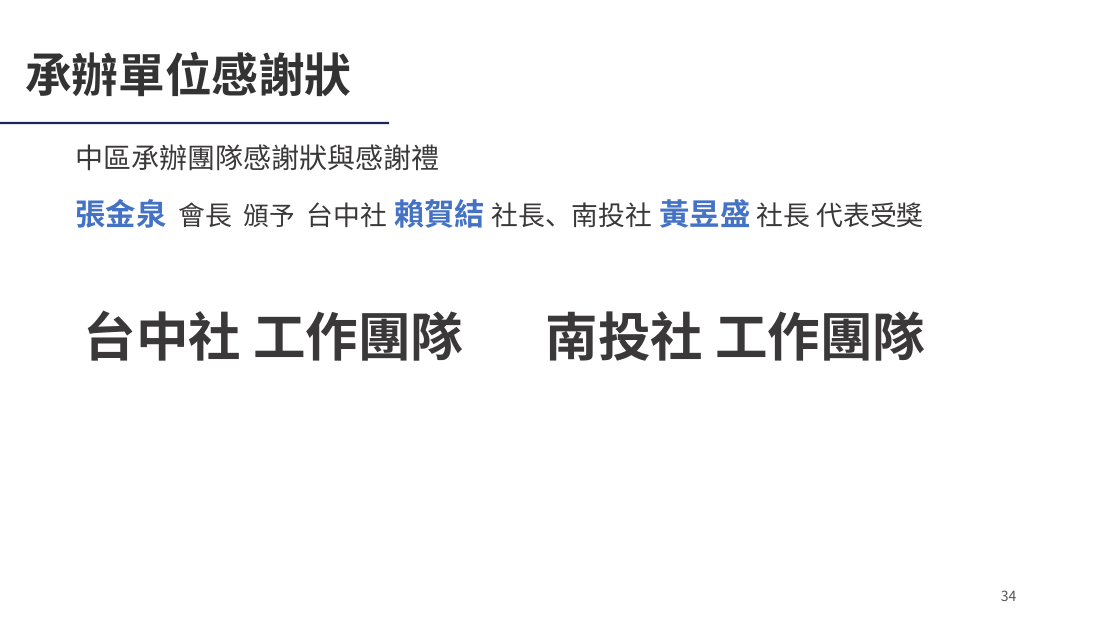
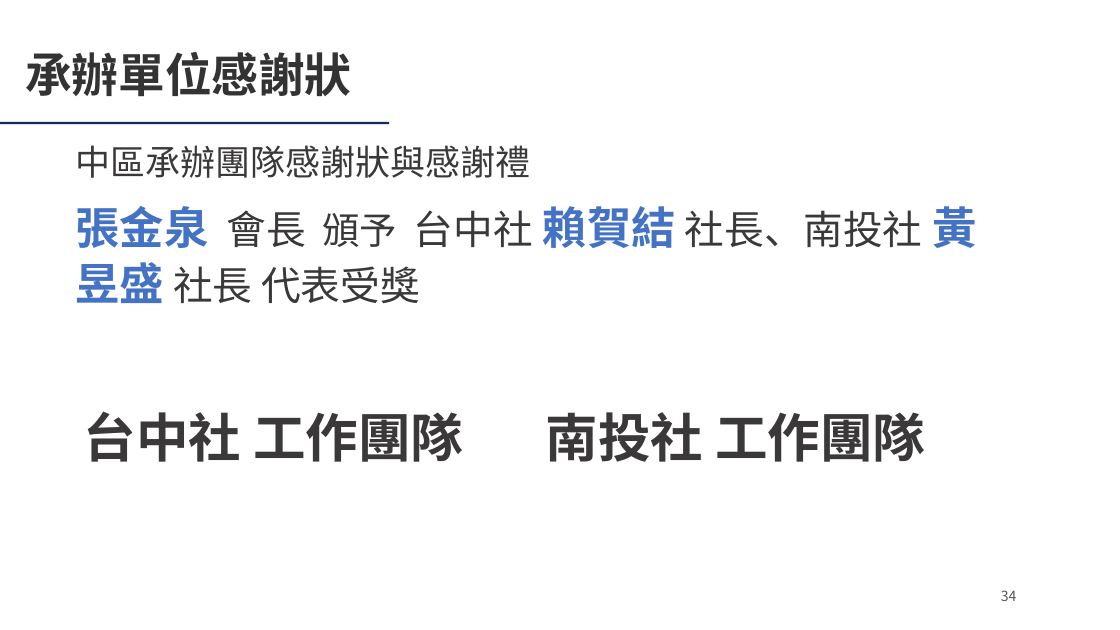
Before and after one commit to Ericliang680928/IAA, a slide deck: slide 34 of 20261204/agm/IAA會員大會簡報_20261204.pptx. Drawn at 1120x630 pixels with LibreOffice and Linux fonts; fonts in the diff are those of the drawing; background and template pictures are left out. Boxes give left, top, right and bottom in pixels: in the first picture for what was removed or moved away, otherwise in the second. Text is boxed around its words. In the diff, an @@ line names an element or a change of style, - is before the commit and + after.

```diff
--- a/20261204/agm/IAA會員大會簡報_20261204.pptx
+++ b/20261204/agm/IAA會員大會簡報_20261204.pptx
@@ text "中區承辦團隊感謝狀與感謝禮" at (76, 145, 531, 178): size 24 to 30 pt @@
@@ text "張金泉 會長 頒予 台中社 賴賀結 ..." at (76, 206, 977, 303): size 26 to 38 pt in "張金泉 賴賀結 黃昱盛"; size 23 to 34 pt in "會長 台中社 社長、南投社 社長 代表受獎"; size 22 to 32 pt in "頒予" @@
@@ text "台中社 工作團隊": place and size @@
-text "台中社 工作團隊" at (84, 310, 463, 361)
+text "台中社 工作團隊" at (84, 411, 463, 462)
@@ text "南投社 工作團隊": place and size @@
-text "南投社 工作團隊" at (546, 311, 925, 361)
+text "南投社 工作團隊" at (546, 412, 925, 462)
```
Also in this commit, not shown: 32 other slides changed, 2 other files.
